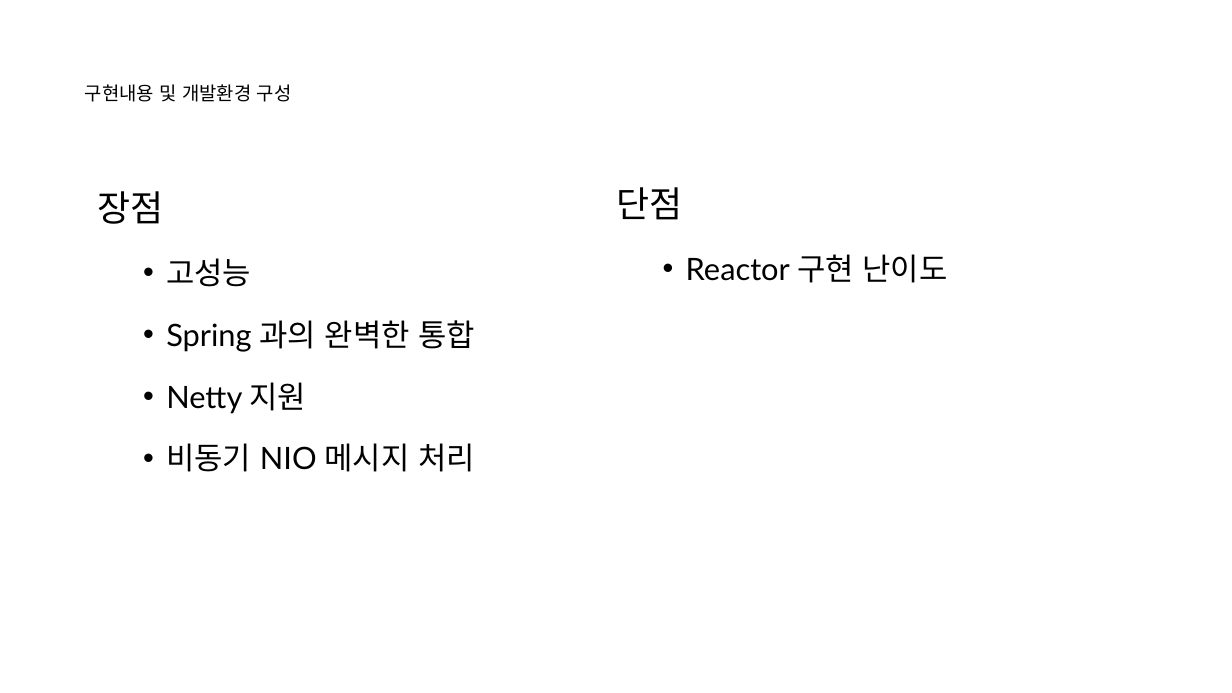
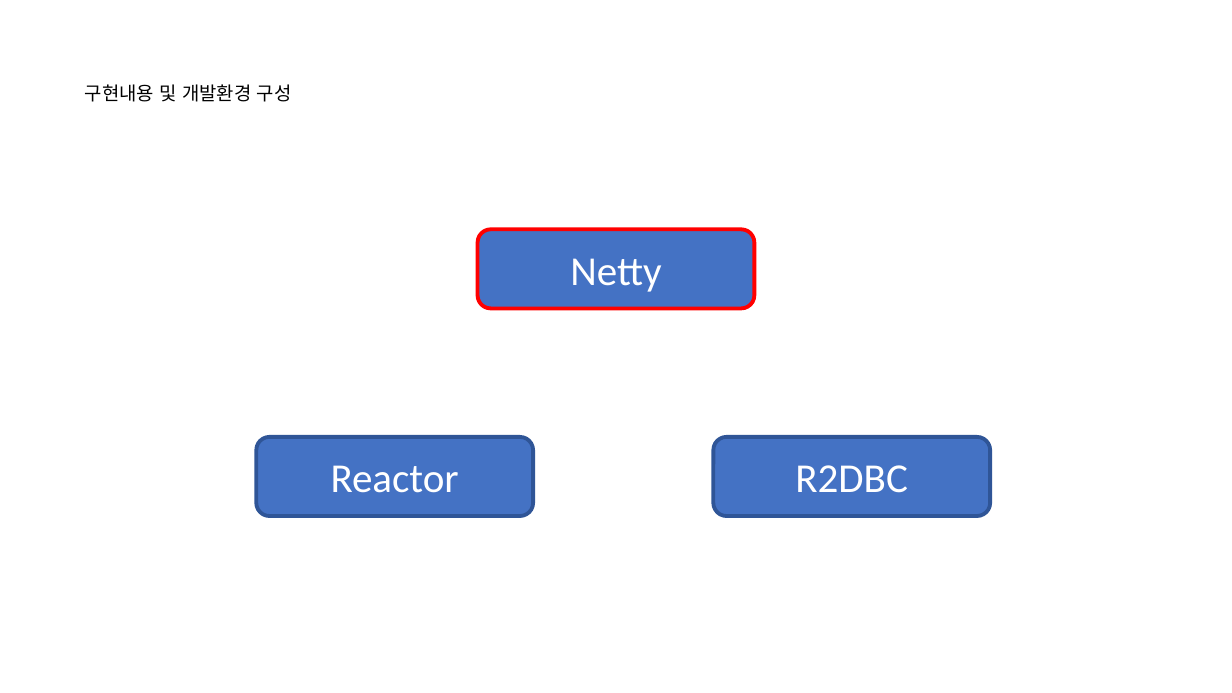
Before and after one commit to nayasis/fastcampus-hyper-webflux, a slide deck: slide 3 of 99.ppt/[Ch4-3. 비동기 서비스 구현 (Spring Webflux)].pptx (slide 4 before the commit). Drawn at 1232x693 pixels with LibreOffice and Linux fonts; fonts in the diff are those of the drawing; background and template pictures are left out. Boxes give left, top, right and bottom in pixels: in the first picture for what was removed or moved away, otherwise in the second. Text is boxed around its words. In the diff, an @@ line names an element or a change of style, - is before the commit and + after.

```diff
--- a/99.ppt/[Ch4-3. 비동기 서비스 구현 (Spring Webflux)].pptx
+++ b/99.ppt/[Ch4-3. 비동기 서비스 구현 (Spring Webflux)].pptx
@@ text removed at [97,191,476,472] @@
-장점
-  • 고성능
-  • Spring 과의 완벽한 통합
-  • Netty 지원
-  • 비동기 NIO 메시지 처리
@@ text removed at [616,187,947,283] @@
-단점
-  • Reactor 구현 난이도
@@ rounded rectangle added at [478,229,755,308], fill #4472C4, outline #FF0000 2.25 pt, 24 pt, text #FFFFFF @@
+Netty
@@ rounded rectangle added at [256,437,533,516], fill #4472C4, outline #2F5597 2.25 pt, 24 pt, text #FFFFFF @@
+Reactor
@@ rounded rectangle added at [713,437,991,516], fill #4472C4, outline #2F5597 2.25 pt, 24 pt, text #FFFFFF @@
+R2DBC
```
Also in this commit, not shown: 3 other slides changed, 2 slides removed.
